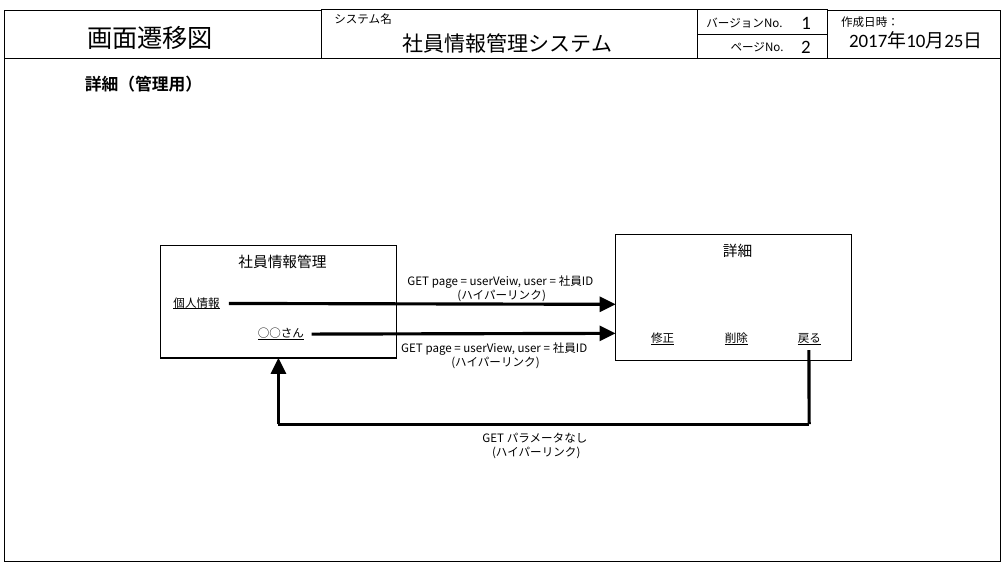
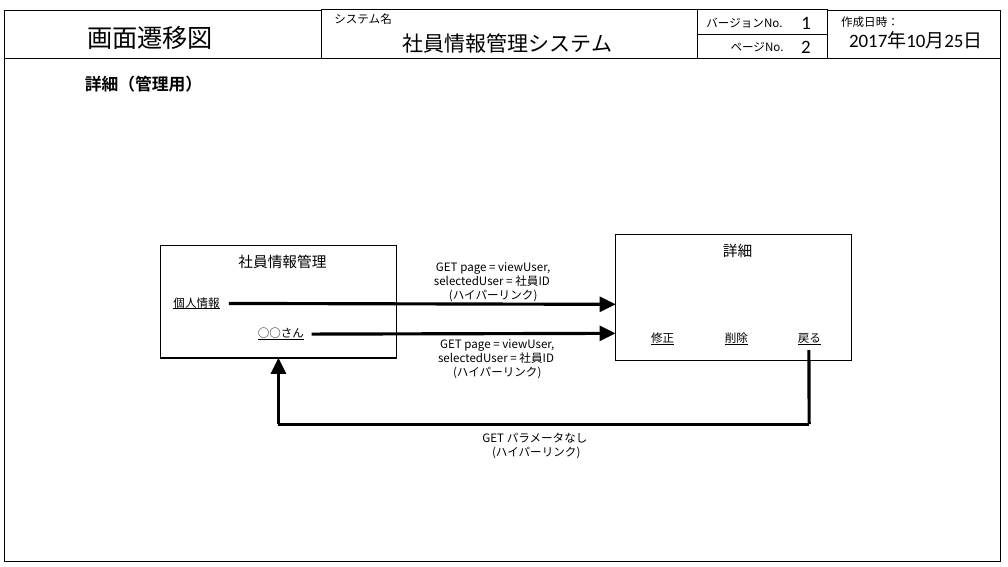
Before and after one commit to java201710/java, a slide deck: slide 2 of 総合演習資料/2.外部設計/画面・状態遷移図_DB.pptx. Drawn at 1008x567 pixels with LibreOffice and Linux fonts; fonts in the diff are those of the drawing. Boxes give left, top, right and bottom in pixels: in the first picture for what was removed or moved away, otherwise in the second. Text is boxed around its words. In the diff, an @@ line names an element or a change of style, - is before the commit and + after.

```diff
--- a/総合演習資料/2.外部設計/画面・状態遷移図_DB.pptx
+++ b/総合演習資料/2.外部設計/画面・状態遷移図_DB.pptx
@@ text "GET page = viewUser, selectedUser ...": place and size @@
-text "GET page = viewUser, selectedUser ..." at (407,275,594,303)
+text "GET page = viewUser, selectedUser ..." at (434,262,550,303)
@@ text at (434,262,550,286): text changed @@
-GET page = userVeiw, user = 社員ID
+GET page = viewUser, selectedUser = 社員ID
@@ text "GET page = viewUser, selectedUser ...": place and size @@
-text "GET page = viewUser, selectedUser ..." at (401,342,588,368)
+text "GET page = viewUser, selectedUser ..." at (438,339,554,378)
@@ text at (438,339,554,363): text changed @@
-GET page = userView, user = 社員ID
+GET page = viewUser, selectedUser = 社員ID
```
Also in this commit, not shown: 9 other slides changed, 1 slide added, 1 slide removed, 2 other files.
